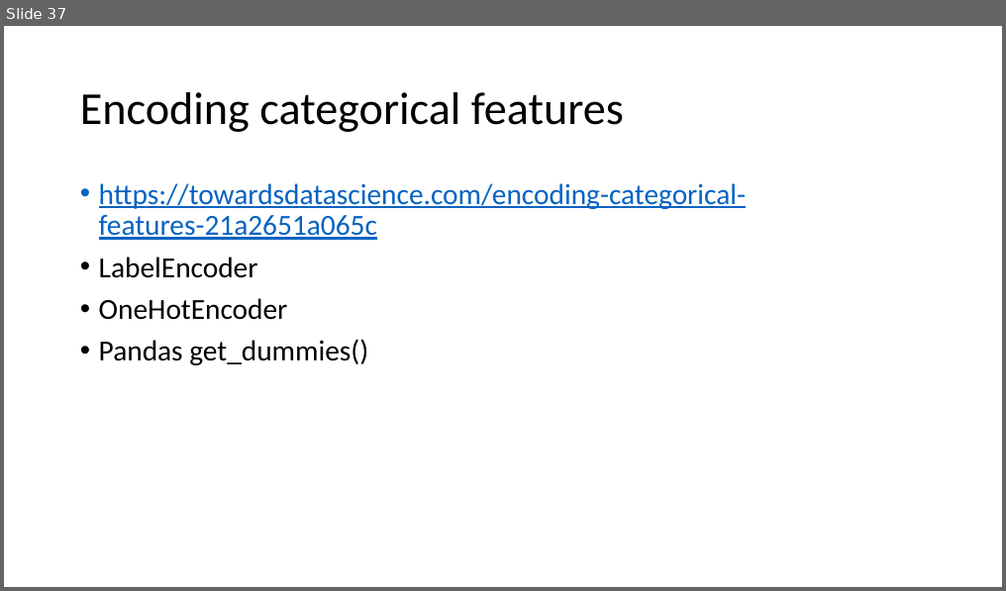
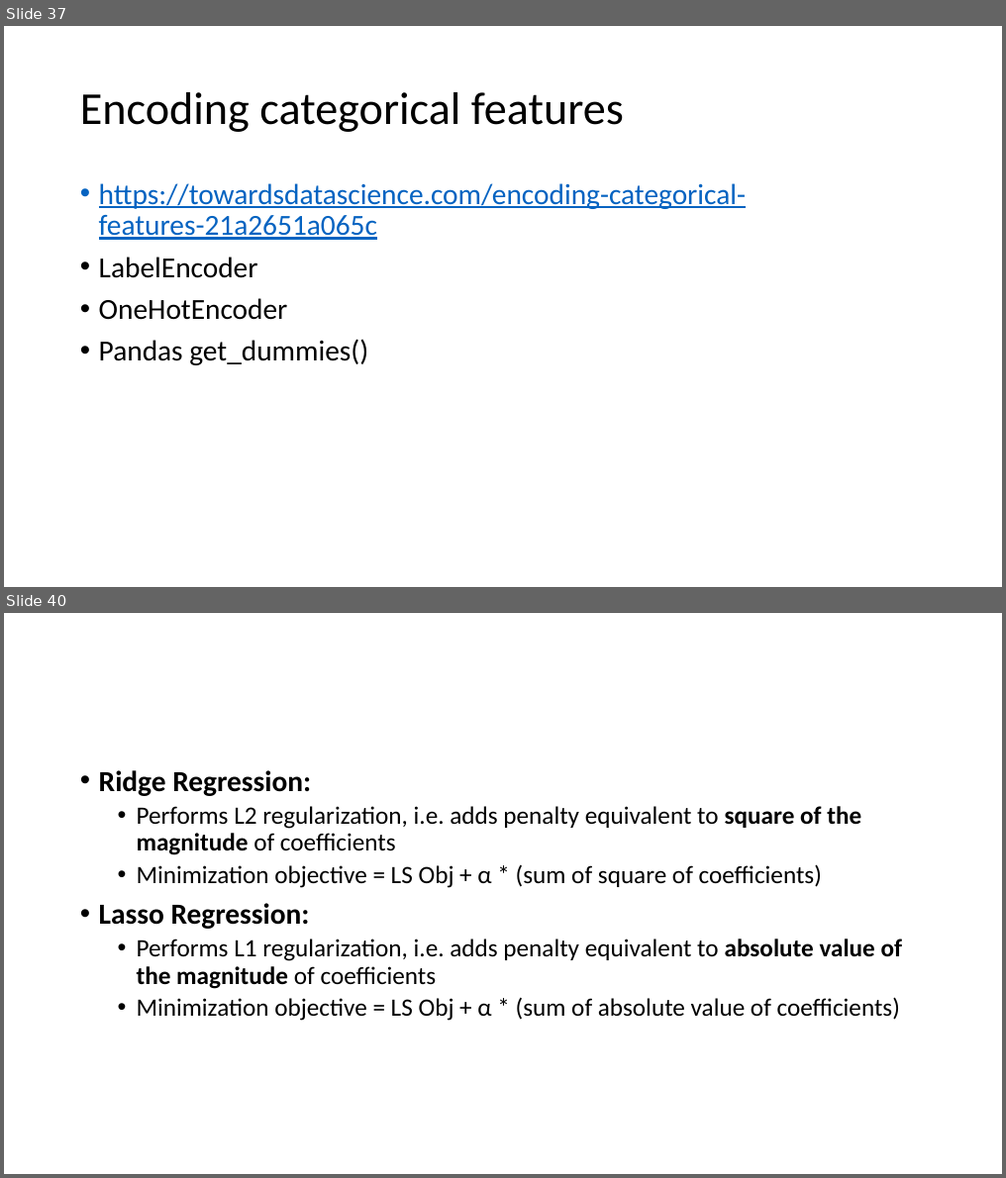
Before and after one commit to FranzGH/IoT_ML, a slide deck: Sklearn-UG.pptx. Shown one above the other, each under a label of ours: slide 37 before the commit, slides 37 and 40 after it; the slides between them are not shown. The pictures are 1006x591 and 1006x1178 pixels, drawn with LibreOffice and Linux fonts; fonts in the diff are those of the drawing. Boxes give left, top, right and bottom in pixels: in the first picture for what was removed or moved away, otherwise in the second. Text is boxed around its words. In the diff, an @@ line names an element or a change of style, - is before the commit and + after.

```diff
--- a/Sklearn-UG.pptx
+++ b/Sklearn-UG.pptx
@@ slide 40 added at [4, 613, 1002, 1174], background #FFFFFF @@
@@ text added at [99, 770, 903, 1021], 24 pt, text #000000 @@
+• Ridge Regression:
+  • Performs L2 regularization, i.e. adds penalty equivalent to square of the magnitude of coefficients
+  • Minimization objective = LS Obj + α * (sum of square of coefficients)
+• Lasso Regression:
+  • Performs L1 regularization, i.e. adds penalty equivalent to absolute value of the magnitude of coefficients
+  • Minimization objective = LS Obj + α * (sum of absolute value of coefficients)
```
Also in this commit, not shown: 1 slide changed, 11 other slides added, 4 other files.
